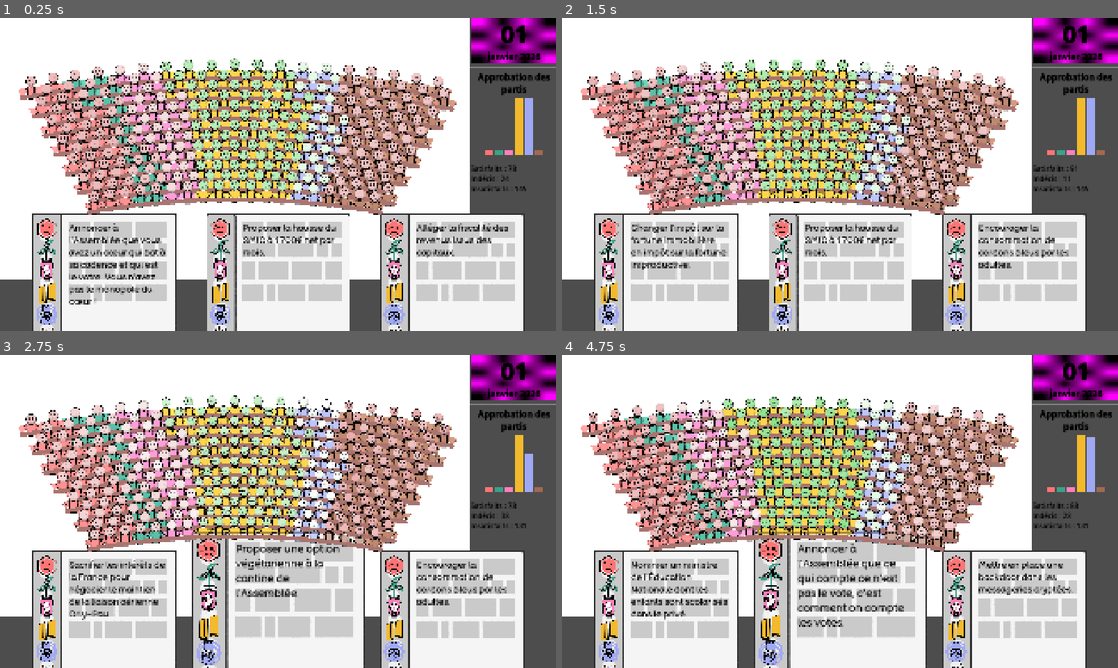
Above: before the commit, frames 1-4 (two rows, left to right).
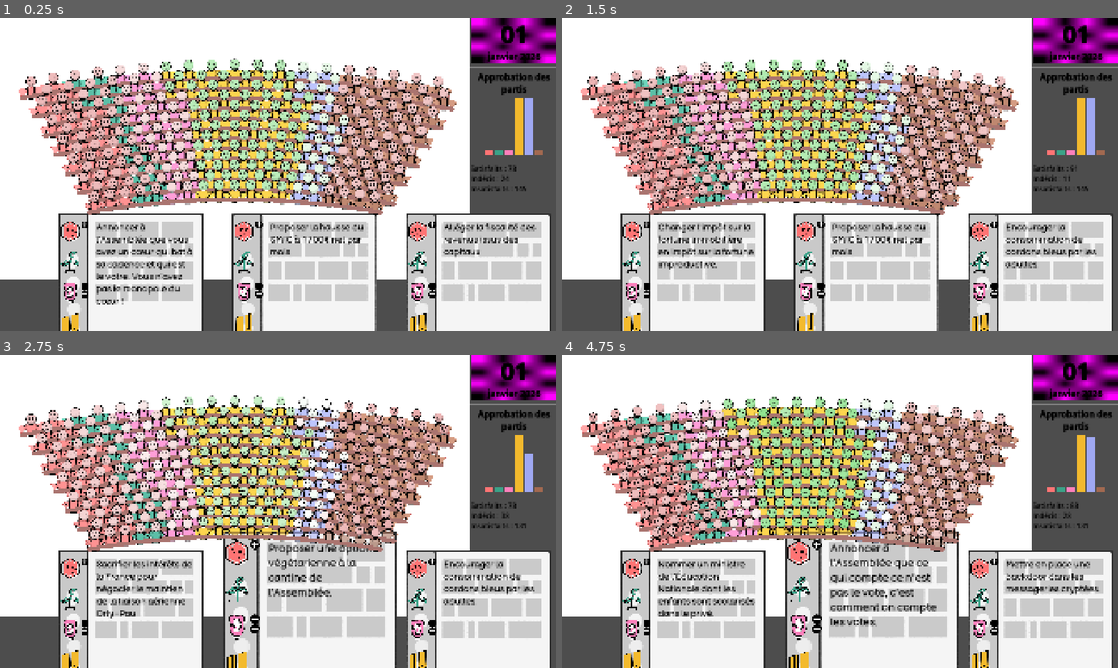
Above: after the commit, the same moments.

Repository: remimorvan/assemblee-nationale-simulator
Game: Godot game, scene res://scenes/game.tscn
Two runs of this game, one before a commit and one after it. Both use one fixed random seed, a clock stepped at 60 frames per second and the inputs below.
Inputs (mouse positions are in pixels of both pictures, inside the frame that each line leads up to):
- Up to frame 1 (0.25 s): no input
- Up to frame 2 (1.5 s): tap Enter at 0.5 s; move the mouse to (1073, 127) at 0.52 s; click (1073, 127) at 0.67 s; tap Space at 1.25 s; move the mouse to (667, 309) at 1.27 s; click (667, 309) at 1.42 s
- Up to frame 3 (2.75 s): move the mouse to (278, 646) at 2.02 s; click (278, 646) at 2.17 s
- Up to frame 4 (4.75 s): move the mouse to (1012, 646) at 2.77 s; click (1012, 646) at 2.92 s; click (1012, 646) at 3.67 s; move the mouse to (840, 646) at 4.27 s; click (840, 646) at 4.42 s

The runs differ from the first frame. In frame 1, 19% of the frame differs, in the area x 5-100%, y 62-100%; in frame 2, 19%; in frame 3, 20%; in frame 4, 20%, in the area x 5-100%, y 56-100%.

Commit message:
Redesign des cartes (sizing, containing)

Diff:
--- a/scenes/card.tscn
+++ b/scenes/card.tscn
@@ -6,8 +6,10 @@
 [ext_resource type="Texture2D" uid="uid://o7q6j4sxiami" path="res://assets/card/logos/lfi_back.png" id="3_42b55"]
 [ext_resource type="Texture2D" uid="uid://c2wefqcb2f2ua" path="res://assets/card/logos/lfi_line.png" id="4_xjciw"]
 [ext_resource type="Texture2D" uid="uid://2givsr6ka0vp" path="res://assets/card/logos/eco_back.png" id="5_54seb"]
+[ext_resource type="Texture2D" uid="uid://c3eyjoheexyle" path="res://assets/card/plus.png" id="6_3ydx5"]
 [ext_resource type="Texture2D" uid="uid://b3164qe0r4g80" path="res://assets/card/logos/eco_line.png" id="6_v23hl"]
 [ext_resource type="Texture2D" uid="uid://dsidf2e6fuk3" path="res://assets/card/logos/soc_back.png" id="7_3ydx5"]
+[ext_resource type="Texture2D" uid="uid://bprjg4nljtncb" path="res://assets/card/minus.png" id="7_xuy1i"]
 [ext_resource type="Texture2D" uid="uid://qoop8klbndld" path="res://assets/card/logos/soc_line.png" id="8_xuy1i"]
 [ext_resource type="Texture2D" uid="uid://bjlncmprlb7fb" path="res://assets/card/logos/macron_back.png" id="9_rywyy"]
 [ext_resource type="Texture2D" uid="uid://ds85be2vbh1kq" path="res://assets/card/logos/macron_line.png" id="10_le4ky"]
@@ -48,84 +50,260 @@
 
 [node name="Sprite2D" type="Sprite2D" parent="." groups=["card_asset"]]
 material = SubResource("ShaderMaterial_54seb")
+position = Vector2(91, 0)
 texture = ExtResource("2_6u4wf")
 
-[node name="Logos" type="VBoxContainer" parent="Sprite2D"]
-offset_left = -236.0
-offset_top = -310.0
-offset_right = 34.0
-offset_bottom = 1971.0
+[node name="MarginContainer" type="MarginContainer" parent="Sprite2D"]
+offset_left = -246.0
+offset_top = -318.0
+offset_right = 106.0
+offset_bottom = 2042.0
 scale = Vector2(0.27, 0.27)
 
-[node name="lfi" type="TextureRect" parent="Sprite2D/Logos" groups=["card_asset"]]
-material = SubResource("ShaderMaterial_xjciw")
-layout_mode = 2
+[node name="Logos" type="VBoxContainer" parent="Sprite2D/MarginContainer"]
+layout_mode = 2
+size_flags_horizontal = 4
+
+[node name="lfi" type="HBoxContainer" parent="Sprite2D/MarginContainer/Logos"]
+layout_mode = 2
+size_flags_vertical = 6
+
+[node name="lfi" type="TextureRect" parent="Sprite2D/MarginContainer/Logos/lfi" groups=["card_asset"]]
+material = SubResource("ShaderMaterial_xjciw")
+layout_mode = 2
+size_flags_vertical = 6
 texture = ExtResource("3_42b55")
-
-[node name="lfi" type="TextureRect" parent="Sprite2D/Logos/lfi" groups=["card_asset"]]
+stretch_mode = 2
+
+[node name="lfi" type="TextureRect" parent="Sprite2D/MarginContainer/Logos/lfi/lfi" groups=["card_asset"]]
 material = SubResource("ShaderMaterial_xjciw")
 layout_mode = 0
 texture = ExtResource("4_xjciw")
 
-[node name="eco" type="TextureRect" parent="Sprite2D/Logos" groups=["card_asset"]]
-material = SubResource("ShaderMaterial_xjciw")
-layout_mode = 2
+[node name="PlusMinus" type="VBoxContainer" parent="Sprite2D/MarginContainer/Logos/lfi"]
+layout_mode = 2
+
+[node name="plus1" type="TextureRect" parent="Sprite2D/MarginContainer/Logos/lfi/PlusMinus"]
+layout_mode = 2
+texture = ExtResource("6_3ydx5")
+
+[node name="plus2" type="TextureRect" parent="Sprite2D/MarginContainer/Logos/lfi/PlusMinus"]
+visible = false
+layout_mode = 2
+texture = ExtResource("6_3ydx5")
+
+[node name="minus1" type="TextureRect" parent="Sprite2D/MarginContainer/Logos/lfi/PlusMinus"]
+visible = false
+layout_mode = 2
+texture = ExtResource("7_xuy1i")
+
+[node name="minus2" type="TextureRect" parent="Sprite2D/MarginContainer/Logos/lfi/PlusMinus"]
+visible = false
+layout_mode = 2
+texture = ExtResource("7_xuy1i")
+
+[node name="eco" type="HBoxContainer" parent="Sprite2D/MarginContainer/Logos"]
+layout_mode = 2
+size_flags_vertical = 6
+
+[node name="eco" type="TextureRect" parent="Sprite2D/MarginContainer/Logos/eco" groups=["card_asset"]]
+material = SubResource("ShaderMaterial_xjciw")
+layout_mode = 2
+size_flags_vertical = 6
 texture = ExtResource("5_54seb")
-
-[node name="eco" type="TextureRect" parent="Sprite2D/Logos/eco" groups=["card_asset"]]
+stretch_mode = 2
+
+[node name="eco" type="TextureRect" parent="Sprite2D/MarginContainer/Logos/eco/eco" groups=["card_asset"]]
 material = SubResource("ShaderMaterial_xjciw")
 layout_mode = 0
 texture = ExtResource("6_v23hl")
 
-[node name="soc" type="TextureRect" parent="Sprite2D/Logos" groups=["card_asset"]]
-material = SubResource("ShaderMaterial_xjciw")
-layout_mode = 2
+[node name="PlusMinus" type="VBoxContainer" parent="Sprite2D/MarginContainer/Logos/eco"]
+layout_mode = 2
+
+[node name="plus1" type="TextureRect" parent="Sprite2D/MarginContainer/Logos/eco/PlusMinus"]
+visible = false
+layout_mode = 2
+texture = ExtResource("6_3ydx5")
+
+[node name="plus2" type="TextureRect" parent="Sprite2D/MarginContainer/Logos/eco/PlusMinus"]
+visible = false
+layout_mode = 2
+texture = ExtResource("6_3ydx5")
+
+[node name="minus1" type="TextureRect" parent="Sprite2D/MarginContainer/Logos/eco/PlusMinus"]
+visible = false
+layout_mode = 2
+texture = ExtResource("7_xuy1i")
+
+[node name="minus2" type="TextureRect" parent="Sprite2D/MarginContainer/Logos/eco/PlusMinus"]
+visible = false
+layout_mode = 2
+texture = ExtResource("7_xuy1i")
+
+[node name="soc" type="HBoxContainer" parent="Sprite2D/MarginContainer/Logos"]
+layout_mode = 2
+size_flags_vertical = 6
+
+[node name="soc" type="TextureRect" parent="Sprite2D/MarginContainer/Logos/soc" groups=["card_asset"]]
+material = SubResource("ShaderMaterial_xjciw")
+layout_mode = 2
+size_flags_vertical = 6
 texture = ExtResource("7_3ydx5")
-
-[node name="soc" type="TextureRect" parent="Sprite2D/Logos/soc" groups=["card_asset"]]
+stretch_mode = 2
+
+[node name="soc" type="TextureRect" parent="Sprite2D/MarginContainer/Logos/soc/soc" groups=["card_asset"]]
 material = SubResource("ShaderMaterial_xjciw")
 layout_mode = 0
 texture = ExtResource("8_xuy1i")
 
-[node name="macron" type="TextureRect" parent="Sprite2D/Logos" groups=["card_asset"]]
-material = SubResource("ShaderMaterial_xjciw")
-layout_mode = 2
+[node name="PlusMinus" type="VBoxContainer" parent="Sprite2D/MarginContainer/Logos/soc"]
+layout_mode = 2
+
+[node name="plus1" type="TextureRect" parent="Sprite2D/MarginContainer/Logos/soc/PlusMinus"]
+visible = false
+layout_mode = 2
+texture = ExtResource("6_3ydx5")
+
+[node name="plus2" type="TextureRect" parent="Sprite2D/MarginContainer/Logos/soc/PlusMinus"]
+visible = false
+layout_mode = 2
+texture = ExtResource("6_3ydx5")
+
+[node name="minus1" type="TextureRect" parent="Sprite2D/MarginContainer/Logos/soc/PlusMinus"]
+layout_mode = 2
+texture = ExtResource("7_xuy1i")
+
+[node name="minus2" type="TextureRect" parent="Sprite2D/MarginContainer/Logos/soc/PlusMinus"]
+layout_mode = 2
+texture = ExtResource("7_xuy1i")
+
+[node name="macron" type="HBoxContainer" parent="Sprite2D/MarginContainer/Logos"]
+layout_mode = 2
+size_flags_vertical = 6
+
+[node name="macron" type="TextureRect" parent="Sprite2D/MarginContainer/Logos/macron" groups=["card_asset"]]
+material = SubResource("ShaderMaterial_xjciw")
+layout_mode = 2
+size_flags_vertical = 6
 texture = ExtResource("9_rywyy")
-
-[node name="macron" type="TextureRect" parent="Sprite2D/Logos/macron" groups=["card_asset"]]
+stretch_mode = 2
+
+[node name="macron" type="TextureRect" parent="Sprite2D/MarginContainer/Logos/macron/macron" groups=["card_asset"]]
 material = SubResource("ShaderMaterial_xjciw")
 layout_mode = 0
 texture = ExtResource("10_le4ky")
 
-[node name="lr" type="TextureRect" parent="Sprite2D/Logos" groups=["card_asset"]]
-material = SubResource("ShaderMaterial_xjciw")
-layout_mode = 2
+[node name="PlusMinus" type="VBoxContainer" parent="Sprite2D/MarginContainer/Logos/macron"]
+layout_mode = 2
+
+[node name="plus1" type="TextureRect" parent="Sprite2D/MarginContainer/Logos/macron/PlusMinus"]
+visible = false
+layout_mode = 2
+texture = ExtResource("6_3ydx5")
+
+[node name="plus2" type="TextureRect" parent="Sprite2D/MarginContainer/Logos/macron/PlusMinus"]
+visible = false
+layout_mode = 2
+texture = ExtResource("6_3ydx5")
+
+[node name="minus1" type="TextureRect" parent="Sprite2D/MarginContainer/Logos/macron/PlusMinus"]
+visible = false
+layout_mode = 2
+texture = ExtResource("7_xuy1i")
+
+[node name="minus2" type="TextureRect" parent="Sprite2D/MarginContainer/Logos/macron/PlusMinus"]
+visible = false
+layout_mode = 2
+texture = ExtResource("7_xuy1i")
+
+[node name="lr" type="HBoxContainer" parent="Sprite2D/MarginContainer/Logos"]
+layout_mode = 2
+size_flags_vertical = 6
+
+[node name="lr" type="TextureRect" parent="Sprite2D/MarginContainer/Logos/lr" groups=["card_asset"]]
+material = SubResource("ShaderMaterial_xjciw")
+layout_mode = 2
+size_flags_vertical = 6
 texture = ExtResource("11_125j1")
-
-[node name="lr" type="TextureRect" parent="Sprite2D/Logos/lr" groups=["card_asset"]]
+stretch_mode = 2
+
+[node name="lr" type="TextureRect" parent="Sprite2D/MarginContainer/Logos/lr/lr" groups=["card_asset"]]
 material = SubResource("ShaderMaterial_xjciw")
 layout_mode = 0
 texture = ExtResource("12_b834i")
 
-[node name="fachos" type="TextureRect" parent="Sprite2D/Logos" groups=["card_asset"]]
-material = SubResource("ShaderMaterial_xjciw")
-layout_mode = 2
+[node name="PlusMinus" type="VBoxContainer" parent="Sprite2D/MarginContainer/Logos/lr"]
+layout_mode = 2
+
+[node name="plus1" type="TextureRect" parent="Sprite2D/MarginContainer/Logos/lr/PlusMinus"]
+visible = false
+layout_mode = 2
+texture = ExtResource("6_3ydx5")
+
+[node name="plus2" type="TextureRect" parent="Sprite2D/MarginContainer/Logos/lr/PlusMinus"]
+visible = false
+layout_mode = 2
+texture = ExtResource("6_3ydx5")
+
+[node name="minus1" type="TextureRect" parent="Sprite2D/MarginContainer/Logos/lr/PlusMinus"]
+visible = false
+layout_mode = 2
+texture = ExtResource("7_xuy1i")
+
+[node name="minus2" type="TextureRect" parent="Sprite2D/MarginContainer/Logos/lr/PlusMinus"]
+visible = false
+layout_mode = 2
+texture = ExtResource("7_xuy1i")
+
+[node name="fachos" type="HBoxContainer" parent="Sprite2D/MarginContainer/Logos"]
+layout_mode = 2
+size_flags_vertical = 6
+
+[node name="fachos" type="TextureRect" parent="Sprite2D/MarginContainer/Logos/fachos" groups=["card_asset"]]
+material = SubResource("ShaderMaterial_xjciw")
+layout_mode = 2
+size_flags_vertical = 6
 texture = ExtResource("13_07urr")
-
-[node name="fachos" type="TextureRect" parent="Sprite2D/Logos/fachos" groups=["card_asset"]]
+stretch_mode = 2
+
+[node name="fachos" type="TextureRect" parent="Sprite2D/MarginContainer/Logos/fachos/fachos" groups=["card_asset"]]
 material = SubResource("ShaderMaterial_xjciw")
 layout_mode = 0
 texture = ExtResource("14_l85n3")
 
+[node name="PlusMinus" type="VBoxContainer" parent="Sprite2D/MarginContainer/Logos/fachos"]
+layout_mode = 2
+
+[node name="plus1" type="TextureRect" parent="Sprite2D/MarginContainer/Logos/fachos/PlusMinus"]
+visible = false
+layout_mode = 2
+texture = ExtResource("6_3ydx5")
+
+[node name="plus2" type="TextureRect" parent="Sprite2D/MarginContainer/Logos/fachos/PlusMinus"]
+visible = false
+layout_mode = 2
+texture = ExtResource("6_3ydx5")
+
+[node name="minus1" type="TextureRect" parent="Sprite2D/MarginContainer/Logos/fachos/PlusMinus"]
+visible = false
+layout_mode = 2
+texture = ExtResource("7_xuy1i")
+
+[node name="minus2" type="TextureRect" parent="Sprite2D/MarginContainer/Logos/fachos/PlusMinus"]
+visible = false
+layout_mode = 2
+texture = ExtResource("7_xuy1i")
+
 [node name="CollisionShape2D" type="CollisionShape2D" parent="."]
 visible = false
 shape = SubResource("RectangleShape2D_6u4wf")
 
 [node name="Label" type="Label" parent="."]
-offset_left = -123.0
-offset_top = -298.0
-offset_right = 217.0
-offset_bottom = 38.0
+offset_left = -29.0
+offset_top = -300.0
+offset_right = 311.0
+offset_bottom = 36.0
 label_settings = SubResource("LabelSettings_6u4wf")
 autowrap_mode = 2
 
Binary file added: assets/card/minus.png
Binary file added: assets/card/plus.png
Not shown: 1 places in scenes/card.tscn that only renumber resources
Not shown, added: assets/card/plusminus.kra
